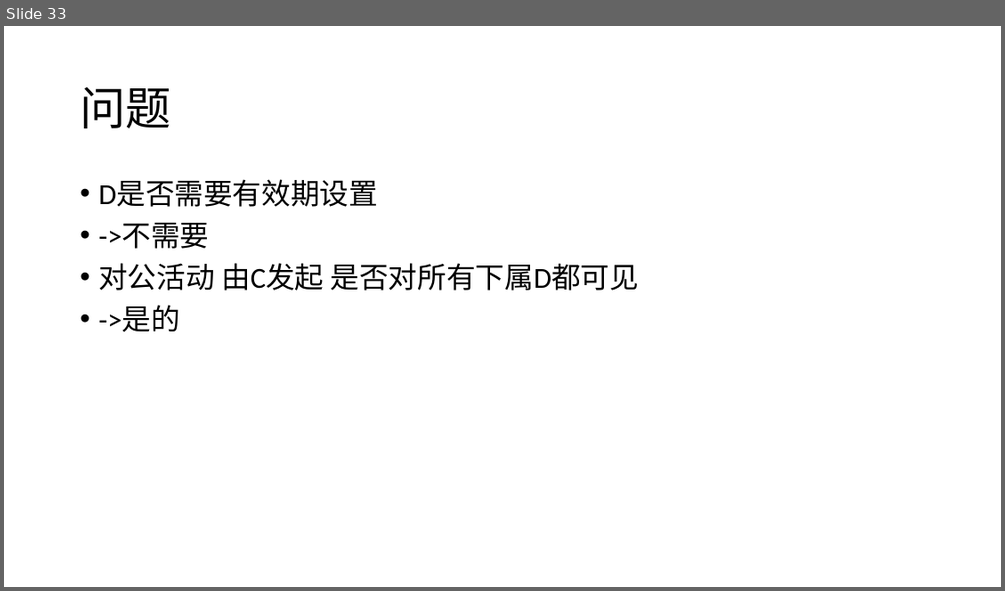
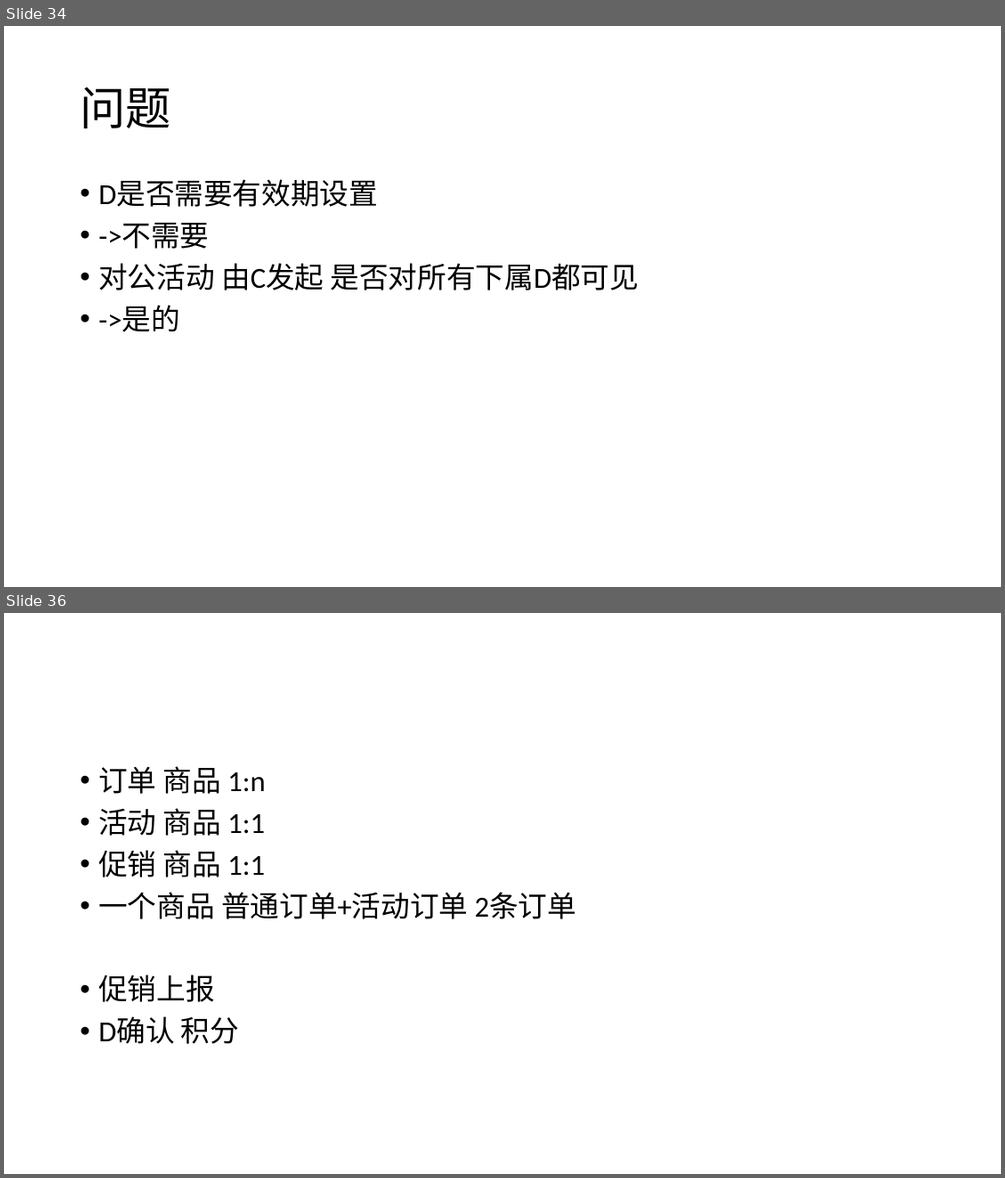
Before and after one commit to swansrp/Tanya, a slide deck: doc/prd.pptx. Shown one above the other, each under a label of ours: slide 33 before the commit, slides 34 and 36 after it; the slides between them are not shown. The pictures are 1005x591 and 1005x1178 pixels, drawn with LibreOffice and Linux fonts; fonts in the diff are those of the drawing. Boxes give left, top, right and bottom in pixels: in the first picture for what was removed or moved away, otherwise in the second. Text is boxed around its words. In the diff, an @@ line names an element or a change of style, - is before the commit and + after.

```diff
--- a/doc/prd.pptx
+++ b/doc/prd.pptx
@@ slide 36 added at (x1=4, y1=613, x2=1001, y2=1174), background #FFFFFF @@
@@ text added at (x1=98, y1=766, x2=576, y2=1044), 28 pt, text #000000 @@
+• 订单 商品 1:n
+• 活动 商品 1:1
+• 促销 商品 1:1
+• 一个商品 普通订单+活动订单 2条订单
+• 促销上报
+• D确认 积分
@@ what was slide 33 is now slide 34 @@
```
Also in this commit, not shown: 2 slides changed, 1 other slide added, 1 slide removed.
